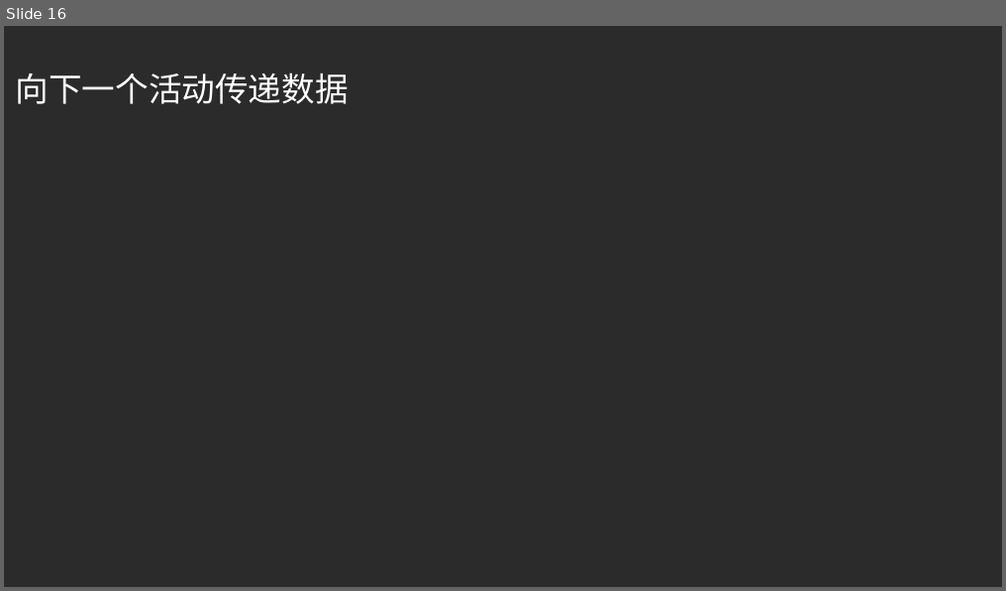
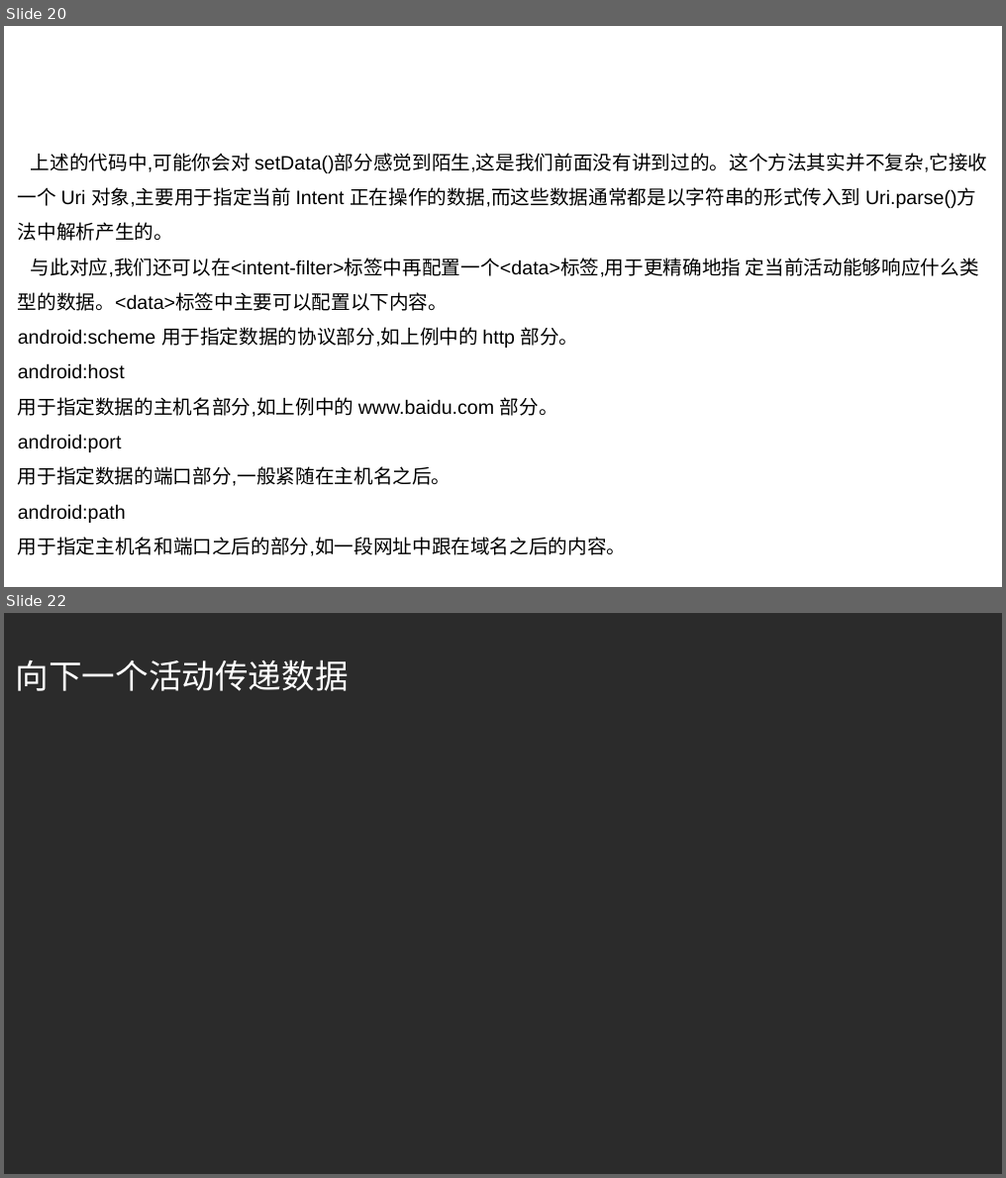
Before and after one commit to guoyang123/androidppt, a slide deck: 第二章探究活动/探究活动Activity.ppt. Shown one above the other, each under a label of ours: slide 16 before the commit, slides 20 and 22 after it; the slides between them are not shown. The pictures are 1006x591 and 1006x1178 pixels, drawn with LibreOffice and Linux fonts; fonts in the diff are those of the drawing; background and template pictures are left out; a plain dark background stands for a picture behind light text. Boxes give left, top, right and bottom in pixels: in the first picture for what was removed or moved away, otherwise in the second. Text is boxed around its words. In the diff, an @@ line names an element or a change of style, - is before the commit and + after.

```diff
--- a/第二章探究活动/探究活动Activity.ppt
+++ b/第二章探究活动/探究活动Activity.ppt
@@ slide 20 added at box(4, 26, 1002, 587), background picture (left out) @@
@@ text added at box(4, 55, 354, 105), 24 pt, text #FFFFFF @@
+更多隐式Intent的用法
@@ text added at box(18, 153, 987, 557), 14 pt, text #000000 @@
+上述的代码中,可能你会对 setData()部分感觉到陌生,这是我们前面没有讲到过的。这个方法其实并不复杂,它接收一个 Uri 对象,主要用于指定当前 Intent 正在操作的数据,而这些数据通常都是以字符串的形式传入到 Uri.parse()方法中解析产生的。
+与此对应,我们还可以在<intent-filter>标签中再配置一个<data>标签,用于更精确地指 定当前活动能够响应什么类型的数据。<data>标签中主要可以配置以下内容。
+android:scheme 用于指定数据的协议部分,如上例中的 http 部分。
+android:host
+用于指定数据的主机名部分,如上例中的 www.baidu.com 部分。
+android:port
+用于指定数据的端口部分,一般紧随在主机名之后。
+android:path
+用于指定主机名和端口之后的部分,如一段网址中跟在域名之后的内容。
@@ what was slide 16 is now slide 22 @@
```
Also in this commit, not shown: 10 slides changed, 21 other slides added, 12 slides removed.
